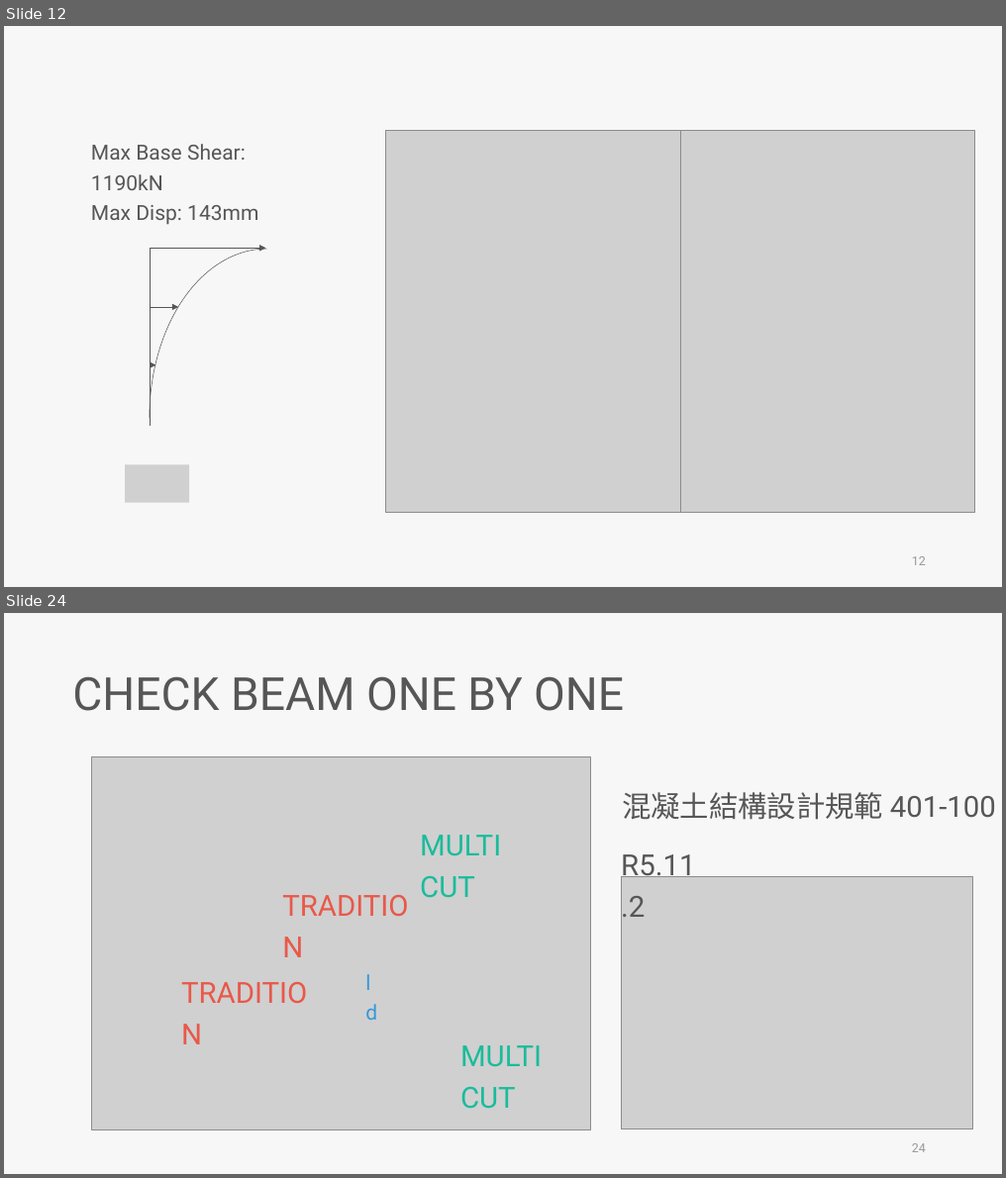
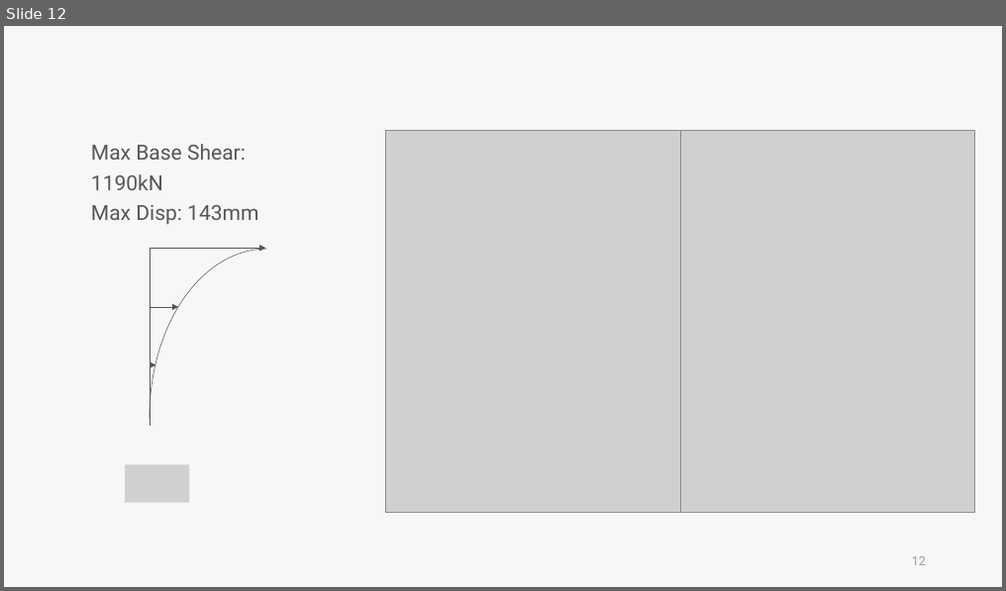
Before and after one commit to skyran1278/VbaProject, a slide deck: 20180126_SmartCut/Meeting/20181221 Meeting/20181221 Meeting mac.pptx. Shown one above the other, each under a label of ours: slides 12 and 24 before the commit, slide 12 after it; the slides between them are not shown. The pictures are 1006x1178 and 1006x591 pixels, drawn with LibreOffice and Linux fonts; fonts in the diff are those of the drawing; grey boxes stand for pictures. Boxes give left, top, right and bottom in pixels: in the first picture for what was removed or moved away, otherwise in the second. Text is boxed around its words. In the diff, an @@ line names an element or a change of style, - is before the commit and + after.

```diff
--- a/20180126_SmartCut/Meeting/20181221 Meeting/20181221 Meeting mac.pptx
+++ b/20180126_SmartCut/Meeting/20181221 Meeting/20181221 Meeting mac.pptx
@@ slide 24 removed at [4,613,1002,1174], background #F7F7F7 @@
@@ text removed at [72,676,624,711] @@
-CHECK BEAM ONE BY ONE
@@ picture removed at [91,758,591,1131] @@
@@ text removed at [622,792,996,820] @@
-混凝土結構設計規範 401-100
@@ text removed at [420,835,501,898] @@
-MULTI CUT
@@ text removed at [282,876,432,922] @@
-TRADITION
@@ picture removed at [621,876,973,1131] @@
@@ text removed at [621,855,695,925] @@
-R5.11.2
@@ text removed at [181,964,331,1010] @@
-TRADITION
@@ text removed at [365,961,389,996] @@
-ld
@@ text removed at [460,1046,542,1109] @@
-MULTI CUT
@@ page number removed at [912,1144,926,1153] @@
-24
```
Also in this commit, not shown: 4 slides changed, 6 slides added, 26 other slides removed, 2 other files.
